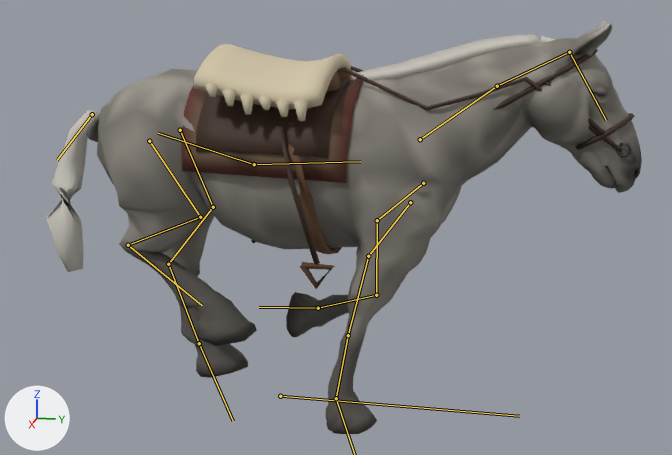
What one commit did to the glTF model assets/models/caballo_criollo_tordillo.glb.
Camera for both pictures: a camera (50 mm lens) standing at (3.77, 1.01, 1.7) and looking at (-0.01, 0.25, 0.76). The axes (+X, +Y, +Z) are drawn at lower left. The lights are the same throughout. The picture after the commit comes second. Both versions are drawn at frame 13 of the action 'trot'; the numbers are the values there. The bones that change, and the others that lie on the model, are drawn over the model as lines.

Names of what the first picture shows: 'caballo_criollo_tordillo'.
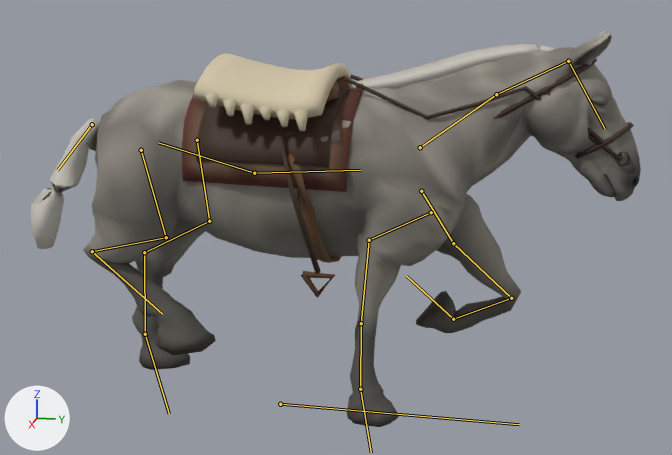
Changed parts and their boxes (x1, y1, x2, y2) in the pictures (672 x 455 px):
```json
{"object": "caballo_criollo_tordillo", "change": "posed", "before": [46, 21, 642, 434], "after": [31, 30, 641, 427]}
{"bone": "raiz", "before": "(280, 396) to (519, 416)", "after": "(280, 404) to (519, 424)"}
{"bone": "HL_sup", "before": "(180, 130) to (213, 207)", "after": "(197, 140) to (209, 221)"}
{"bone": "HL_inf", "before": "(213, 207) to (168, 264)", "after": "(209, 221) to (144, 252)"}
{"bone": "HL_cana", "before": "(168, 264) to (199, 343)", "after": "(144, 252) to (145, 334)"}
{"bone": "HL_cuartilla", "before": "(199, 343) to (233, 421)", "after": "(145, 334) to (169, 413)"}
{"bone": "HR_sup", "before": "(149, 141) to (200, 217)", "after": "(141, 150) to (166, 237)"}
{"bone": "HR_inf", "before": "(200, 217) to (128, 245)", "after": "(166, 237) to (92, 251)"}
{"bone": "HR_cana", "before": "(128, 245) to (202, 305)", "after": "(92, 251) to (162, 314)"}
{"bone": "FL_sup", "before": "(423, 183) to (377, 220)", "after": "(421, 191) to (453, 243)"}
{"bone": "FL_inf", "before": "(377, 220) to (376, 295)", "after": "(453, 243) to (511, 298)"}
{"bone": "FL_cana", "before": "(376, 295) to (318, 308)", "after": "(511, 298) to (453, 319)"}
{"bone": "FL_cuartilla", "before": "(318, 308) to (259, 307)", "after": "(453, 319) to (406, 276)"}
{"bone": "FR_sup", "before": "(410, 202) to (368, 256)", "after": "(431, 212) to (369, 240)"}
{"bone": "FR_inf", "before": "(368, 256) to (348, 335)", "after": "(369, 240) to (361, 323)"}
```

Scene script edits in JSON lines:
```json
{"block": "bone_raiz", "where": "bone_raiz = bpy.data.objects['esqueleto_caballo'].pose.bones['raiz']"}
{"op": "set", "path": "bone_raiz.location", "old": "(0.0, 0.0, -0.033)", "new": "(0.0, 0.0, -0.071)"}
{"block": "bone_hl_sup", "where": "bone_hl_sup = bpy.data.objects['esqueleto_caballo'].pose.bones['HL_sup']  # child of 'grupa'"}
{"op": "set", "path": "bone_hl_sup.location", "old": "(0.0, 0.0, 0.0)", "new": "(0.0, 0.03, 0.074)"}
{"op": "set", "path": "bone_hl_sup.rotation_quaternion", "old": "(1.0, 0.011, 0.0, 0.0)", "new": "(0.992, -0.127, 0.0, 0.0)", "note": "degrees (1, 0, 0) -> degrees (-15, 0, 0)"}
{"block": "bone_hl_inf", "where": "bone_hl_inf = bpy.data.objects['esqueleto_caballo'].pose.bones['HL_inf']  # child of 'HL_sup'"}
{"op": "set", "path": "bone_hl_inf.rotation_quaternion", "old": "(1.0, 0.0, 0.0, 0.0)", "new": "(0.997, -0.076, 0.0, 0.0)", "note": "degrees (0, 0, 0) -> degrees (-9, 0, 0)"}
{"block": "bone_hl_cana", "where": "bone_hl_cana = bpy.data.objects['esqueleto_caballo'].pose.bones['HL_cana']  # child of 'HL_inf'"}
{"op": "set", "path": "bone_hl_cana.rotation_quaternion", "old": "(1.0, 0.0, 0.0, 0.0)", "new": "(1.0, 0.019, 0.0, 0.0)", "note": "degrees (0, 0, 0) -> degrees (2, 0, 0)"}
{"block": "bone_hl_cuartilla", "where": "bone_hl_cuartilla = bpy.data.objects['esqueleto_caballo'].pose.bones['HL_cuartilla']  # child of 'HL_cana'"}
{"op": "set", "path": "bone_hl_cuartilla.rotation_quaternion", "old": "(0.997, 0.074, 0.0, 0.0)", "new": "(0.98, 0.198, 0.0, 0.0)", "note": "degrees (9, 0, 0) -> degrees (23, 0, 0)"}
{"block": "bone_hr_sup", "where": "bone_hr_sup = bpy.data.objects['esqueleto_caballo'].pose.bones['HR_sup']  # child of 'grupa'"}
{"op": "set", "path": "bone_hr_sup.location", "old": "(0.0, 0.0, 0.0)", "new": "(0.0, -0.014, -0.036)"}
{"op": "set", "path": "bone_hr_sup.rotation_quaternion", "old": "(0.991, 0.132, 0.0, 0.0)", "new": "(0.999, -0.041, 0.0, 0.0)", "note": "degrees (15, 0, 0) -> degrees (-5, 0, 0)"}
{"block": "bone_hr_inf", "where": "bone_hr_inf = bpy.data.objects['esqueleto_caballo'].pose.bones['HR_inf']  # child of 'HR_sup'"}
{"op": "set", "path": "bone_hr_inf.rotation_quaternion", "old": "(0.931, -0.364, 0.0, 0.0)", "new": "(0.961, -0.277, 0.0, 0.0)", "note": "degrees (-43, 0, 0) -> degrees (-32, 0, 0)"}
{"block": "bone_hr_cana", "where": "bone_hr_cana = bpy.data.objects['esqueleto_caballo'].pose.bones['HR_cana']  # child of 'HR_inf'"}
{"op": "set", "path": "bone_hr_cana.rotation_quaternion", "old": "(0.867, 0.499, 0.0, 0.0)", "new": "(0.835, 0.551, 0.0, 0.0)", "note": "degrees (60, 0, 0) -> degrees (67, 0, 0)"}
{"block": "bone_fl_sup", "where": "bone_fl_sup = bpy.data.objects['esqueleto_caballo'].pose.bones['FL_sup']  # child of 'cuerpo'"}
{"op": "set", "path": "bone_fl_sup.location", "old": "(0.0, 0.0, 0.0)", "new": "(0.0, 0.004, -0.006)"}
{"op": "set", "path": "bone_fl_sup.rotation_quaternion", "old": "(0.996, -0.094, 0.0, 0.0)", "new": "(0.825, 0.565, 0.0, 0.0)", "note": "degrees (-11, 0, 0) -> degrees (69, 0, 0)"}
{"block": "bone_fl_inf", "where": "bone_fl_inf = bpy.data.objects['esqueleto_caballo'].pose.bones['FL_inf']  # child of 'FL_sup'"}
{"op": "set", "path": "bone_fl_inf.rotation_quaternion", "old": "(0.975, 0.222, 0.0, 0.0)", "new": "(0.999, -0.05, 0.0, 0.0)", "note": "degrees (26, 0, 0) -> degrees (-6, 0, 0)"}
{"block": "bone_fl_cana", "where": "bone_fl_cana = bpy.data.objects['esqueleto_caballo'].pose.bones['FL_cana']  # child of 'FL_inf'"}
{"op": "set", "path": "bone_fl_cana.rotation_quaternion", "old": "(0.783, -0.622, 0.0, 0.0)", "new": "(0.54, -0.842, 0.0, 0.0)", "note": "degrees (-77, 0, 0) -> degrees (-115, 0, 0)"}
{"block": "bone_fl_cuartilla", "where": "bone_fl_cuartilla = bpy.data.objects['esqueleto_caballo'].pose.bones['FL_cuartilla']  # child of 'FL_cana'"}
{"op": "set", "path": "bone_fl_cuartilla.rotation_quaternion", "old": "(0.963, -0.27, 0.0, 0.0)", "new": "(0.735, -0.679, 0.0, 0.0)", "note": "degrees (-31, 0, 0) -> degrees (-85, 0, 0)"}
{"block": "bone_fr_sup", "where": "bone_fr_sup = bpy.data.objects['esqueleto_caballo'].pose.bones['FR_sup']  # child of 'cuerpo'"}
{"op": "set", "path": "bone_fr_sup.location", "old": "(0.0, 0.0, 0.0)", "new": "(0.0, -0.047, 0.065)"}
{"op": "set", "path": "bone_fr_sup.rotation_quaternion", "old": "(1.0, 0.013, 0.0, 0.0)", "new": "(0.974, -0.228, 0.0, 0.0)", "note": "degrees (2, 0, 0) -> degrees (-26, 0, 0)"}
{"block": "bone_fr_inf", "where": "bone_fr_inf = bpy.data.objects['esqueleto_caballo'].pose.bones['FR_inf']  # child of 'FR_sup'"}
{"op": "set", "path": "bone_fr_inf.rotation_quaternion", "old": "(1.0, 0.0, 0.0, 0.0)", "new": "(0.95, 0.314, 0.0, 0.0)", "note": "degrees (0, 0, 0) -> degrees (37, 0, 0)"}
{"block": "bone_fr_cuartilla", "where": "bone_fr_cuartilla = bpy.data.objects['esqueleto_caballo'].pose.bones['FR_cuartilla']  # child of 'FR_cana'"}
{"op": "set", "path": "bone_fr_cuartilla.rotation_quaternion", "old": "(0.996, 0.089, 0.0, 0.0)", "new": "(0.997, -0.076, 0.0, 0.0)", "note": "degrees (10, 0, 0) -> degrees (-9, 0, 0)"}
```
